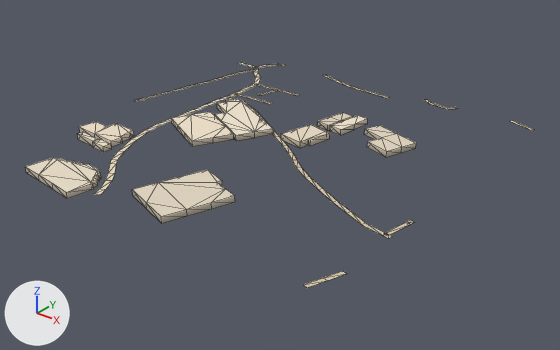
What one commit did to the glTF model public/assets/bengaluru-region-v1/tiles/t38_-35-l1.glb.
Rendered twice from a 50 mm lens placed at (19837.0, -17977.0, 401.0), pointed at (19272.0, -17270.0, -38.0). The axes (+X, +Y, +Z) are drawn at lower left. The lights are the same throughout. The picture after the commit comes second. Mesh edges are drawn as thin lines.

The first picture shows 'building', 'ground'.
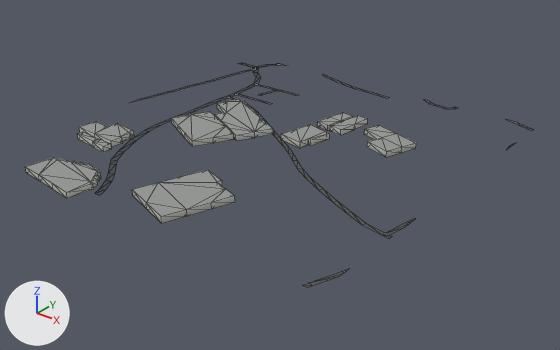
Location of each change, [x1, y1, x2, y2] in pixels of the pictures (560 x 350 px; the box of a moved part takes in the faces that stretch with it):
'ground', reshaped
    before: [94, 63, 534, 288]
    after: [95, 63, 534, 287]
part 1 of me_building, recoloured (darker)
    both: [25, 99, 416, 221]
part 2 of me_ground, rebuilt (9% wider)
    before: [304, 271, 346, 288]
    after: [303, 269, 349, 287]
part 3 of me_ground, rebuilt (8% wider, 9% taller)
    before: [510, 120, 534, 130]
    after: [508, 120, 534, 131]
part 4 of me_ground, reshaped
    before: [425, 100, 457, 109]
    after: [423, 99, 515, 150]
part 5 of me_ground, moved or reshaped
    before: [384, 220, 414, 238]
    after: [384, 218, 415, 239]
part 6 of me_ground, moved or reshaped
    before: [94, 189, 105, 195]
    after: [95, 189, 105, 195]
part 7 of me_ground, recoloured
    both: [100, 63, 447, 236]

The edits, one by one:
me_building is used by ob_building; location (19000.0, -17500.0, 0.0).
me_building had 222 vertices, 307 faces and spanned x 30.0..407.0, y -26.0..371.0, z 0.0..8.0.
me_building now has 222 vertices, 392 faces and spans x 30.0..407.0, y -26.0..371.0, z 0.0..8.0.
me_building part 1: 307 kept faces spanning x 30.0..407.0, y -26.0..371.0, z 0.0..8.0 get new vertex colours.
Edits to the shape of me_building do not show in these pictures.
me_ground is used by ob_ground; location (19000.0, -17500.0, 0.0).
me_ground had 196 vertices, 166 faces and spanned x -3.0..503.0, y -1.0..503.0, z 1.0.
me_ground now has 211 vertices, 179 faces and spans x 0.0..500.0, y 0.0..500.0, z 1.0.
me_ground part 2: the loose piece of 6 vertices spanning x 482.0..503.0, y -1.0..43.0, z 1.0 is rebuilt with 8 vertices and now spans x 482.0..500.0, y 0.0..50.0, z 1.0.
me_ground part 3: the loose piece of 4 vertices spanning x 462.0..501.0, y 484.0..503.0, z 1.0 is rebuilt with 6 vertices and now spans x 455.0..500.0, y 483.0..500.0, z 1.0.
me_ground part 4: 1 vertex moved from x 384.0, y 499.0, z 1.0 to x 378.0, y 500.0, z 1.0; 4 vertices removed from x 329.0..382.0, y 495.0..502.0, z 1.0; 14 vertices added at x 327.0..500.0, y 400.0..500.0, z 1.0.
me_ground part 5: 3 vertices moved from x 497.0..503.0, y 121.0..168.0, z 1.0 to x 498.0..500.0, y 127.0..174.0, z 1.0; 2 vertices removed from x 501.0..502.0, y 127.0..161.0, z 1.0; 3 vertices added at x 500.0, y 121.0..161.0, z 1.0.
me_ground part 6: 1 vertex moved from x 197.0, y 1.0, z 1.0 to x 197.0, y 0.0, z 1.0; 2 vertices removed from x 189.0, y -1.0, z 1.0; 2 vertices added at x 189.0..191.0, y 0.0, z 1.0.
me_ground part 7: 137 kept faces spanning x 3.0..500.0, y 10.0..500.0, z 1.0 get new vertex colours; the middle colour goes from beige #d7c9ae to dark grey #535556.
Other edits to the shape of me_ground do not show in these pictures.
